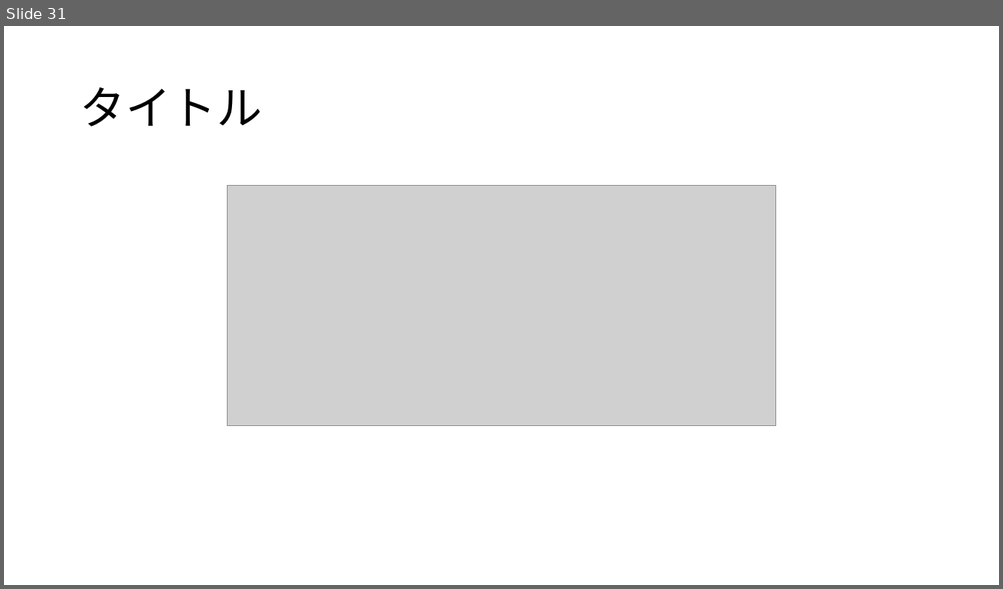
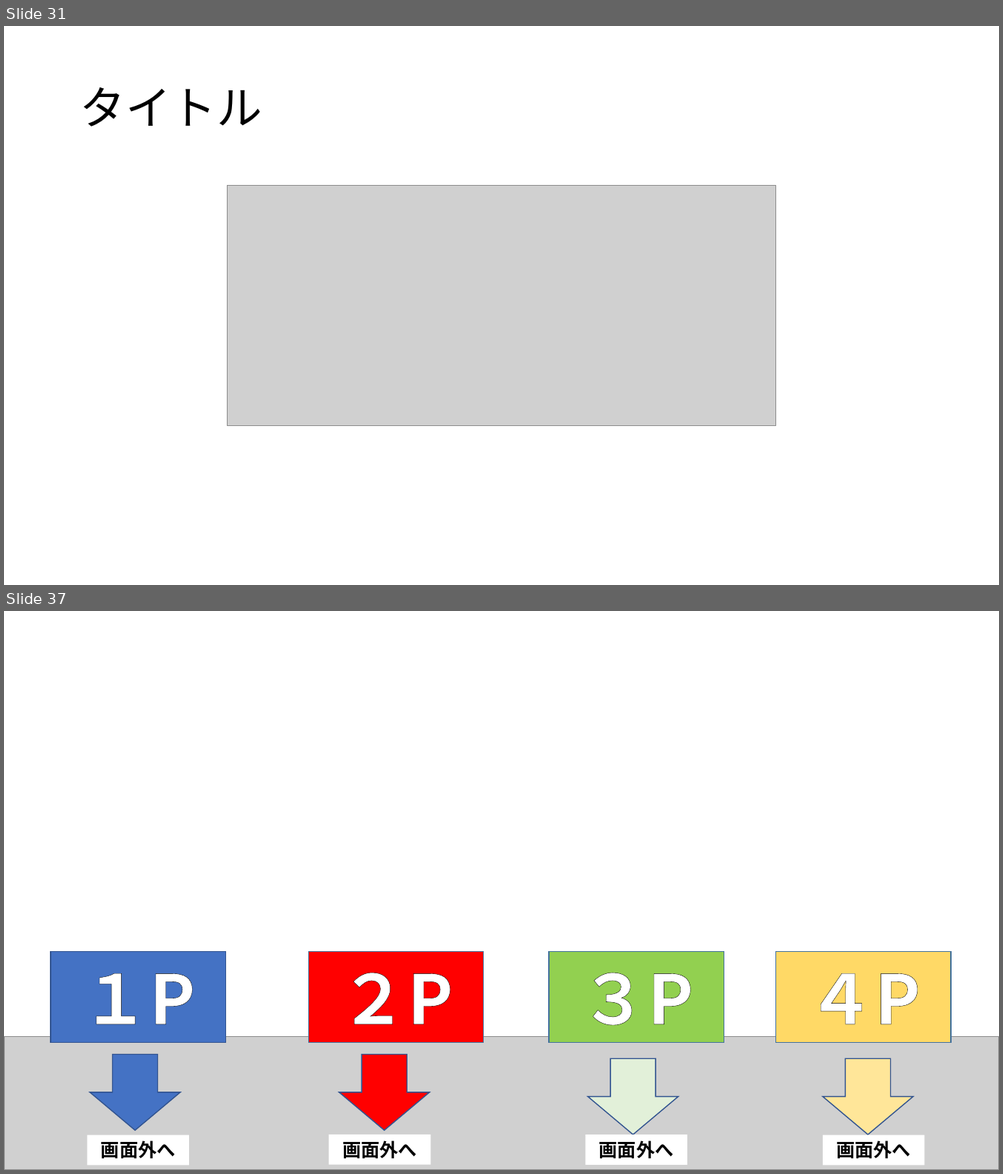
Before and after one commit to MizukiKato0416/sotsugyou_time_kato, a slide deck: 卒業制作_大元タイトル構成.pptx. Shown one above the other, each under a label of ours: slide 31 before the commit, slides 31 and 37 after it; the slides between them are not shown. The pictures are 1003x589 and 1003x1174 pixels, drawn with LibreOffice and Linux fonts; fonts in the diff are those of the drawing; grey boxes stand for pictures; background and template pictures are left out. Boxes give left, top, right and bottom in pixels: in the first picture for what was removed or moved away, otherwise in the second. Text is boxed around its words. In the diff, an @@ line names an element or a change of style, - is before the commit and + after.

```diff
--- a/卒業制作_大元タイトル構成.pptx
+++ b/卒業制作_大元タイトル構成.pptx
@@ slide 37 added at [4, 611, 999, 1170], background picture (left out) @@
@@ rectangle added at [51, 952, 226, 1043], fill #4472C4, outline #325491 1 pt, 66 pt, text #FFFFFF, bold @@
+１P
@@ rectangle added at [308, 952, 484, 1043], fill #FF0000, outline #43739E 1 pt, 66 pt, text #FFFFFF, bold @@
+２P
@@ rectangle added at [549, 952, 724, 1043], fill #92D050, outline #43739E 1 pt, 66 pt, text #FFFFFF, bold @@
+３P
@@ rectangle added at [776, 952, 950, 1043], fill #FFD966, outline #43739E 1 pt, 66 pt, text #FFFFFF, bold @@
+４P
@@ picture added at [4, 1037, 999, 1170] @@
@@ down arrow added at [90, 1055, 180, 1131], fill #4472C4, outline #325491 1 pt @@
@@ down arrow added at [339, 1055, 430, 1131], fill #FF0000, outline #325491 1 pt @@
@@ down arrow added at [587, 1059, 677, 1135], fill #E2F0D9, outline #325491 1 pt @@
@@ down arrow added at [822, 1059, 913, 1135], fill #FFE699, outline #325491 1 pt @@
@@ rectangle added at [88, 1136, 190, 1165], fill #FFFFFF, 18 pt, text #000000, bold @@
+画面外へ
@@ rectangle added at [329, 1135, 431, 1165], fill #FFFFFF, 18 pt, text #000000, bold @@
+画面外へ
@@ rectangle added at [585, 1136, 688, 1165], fill #FFFFFF, 18 pt, text #000000, bold @@
+画面外へ
@@ rectangle added at [822, 1136, 925, 1165], fill #FFFFFF, 18 pt, text #000000, bold @@
+画面外へ
```
Also in this commit, not shown: 4 slides changed, 6 other slides added, 1 other file.
